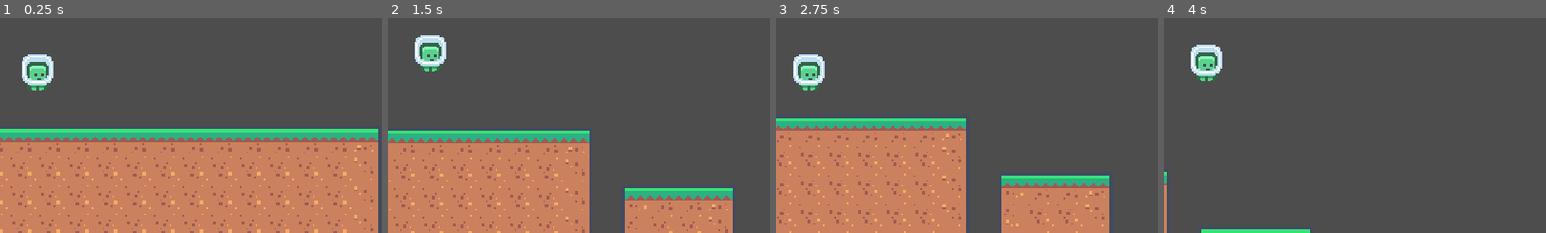
Above: before the commit, frames 1-4 (left to right).
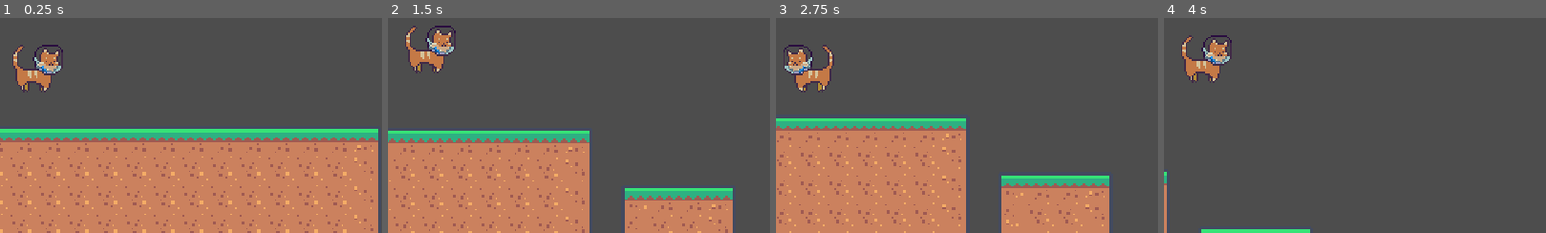
Above: after the commit, the same moments.

Repository: JadePhoen-ix/Catstronaut
Game: Godot game, scene res://scenes/main/main.tscn
Same seed, same stepped clock (60 frames per second), same inputs: the game is played once before the commit and once after it.
Inputs:
- Up to frame 1 (0.25 s): no input
- Up to frame 2 (1.5 s): hold D (move_right) from 0.53 s (still down); tap Space (jump) at 0.6, 0.77, 1.07, 1.35 s
- Up to frame 3 (2.75 s): tap Space (jump) at 1.52, 1.82, 2.1 s; release D (move_right) at 2.03 s; hold A (move_left) from 2.03 s (still down)
- Up to frame 4 (4 s): release A (move_left) at 2.78 s; hold D (move_right) from 2.78 s (still down); tap Space (jump) at 2.85, 3.02, 3.32, 3.6, 3.77 s
The pictures show only the part of the screen within x 45-95%, y 35-85%; the shares and areas given below are measured in that part.

The runs differ from the first frame. In frame 1, 2.0% of the frame differs, in the area x 3-17%, y 12-35%; in frame 2, 2.0%; in frame 3, 2.0%; in frame 4, 2.0%.

Commit message:
Player Update

Diff:
--- a/scenes/components/physics/velocity_2d/velocity_2d.gd
+++ b/scenes/components/physics/velocity_2d/velocity_2d.gd
@@ -2,24 +2,26 @@
 class_name Velocity2D
 
 
-@export_range(0.0, 500.0, 0.25) var max_speed := 20.0
-@export_range(0.0, 100.0, 0.25) var acceleration := 5.0
+@export_range(0.0, 300.0, 5.0) var max_speed := 125.0
+@export_range(10.0, 3000.0, 10.0) var acceleration := 1500.0
 
 var velocity := Vector2.ZERO
 
 
-func accelerate_in_direction(direction: Vector2) -> void:
-	var target_velocity := direction.normalized() * max_speed
-	velocity = velocity.lerp(target_velocity, 1 - exp(-acceleration * get_process_delta_time()))
+func accelerate_in_direction(move_vector: Vector2) -> void:
+	velocity.x += move_vector.x * acceleration * get_process_delta_time()
+
+	if move_vector.x == 0:
+		velocity.x = lerp(0.0, velocity.x, pow(2.0, -15.0 * get_process_delta_time()))
+
+	velocity.x = clampf(velocity.x, -max_speed, max_speed)
 
 
 func decelerate() -> void:
 	accelerate_in_direction(Vector2.ZERO)
 
 
-func move(body: CharacterBody2D, gravity := 0.0) -> void:
-	velocity.y += gravity
-
+func move(body: CharacterBody2D) -> void:
 	body.velocity = velocity
 	body.move_and_slide()
 	velocity = body.velocity
--- a/scenes/game_objects/player/player.gd
+++ b/scenes/game_objects/player/player.gd
@@ -1,42 +1,30 @@
 extends CharacterBody2D
 
 
-@export_range(0.0, 300.0, 5.0) var max_speed := 100.0
 @export_range(0.0, 1000.0, 5.0) var jump_speed := 100.0
-@export_range(10.0, 3000.0, 10.0) var horizontal_acceleration := 1500.0
 @export_range(10.0, 3000.0, 10.0) var gravity := 600.0
 
 var adjusted_gravity := gravity
 
+@onready var sprite := $Visuals/AnimatedSprite2D as AnimatedSprite2D
 @onready var velocity_2d := $Velocity2D as Velocity2D
+@onready var visuals := $Visuals as Node2D
 
 
 func _process(delta: float) -> void:
-	var move_vector := Vector2.ZERO
-	move_vector.x = Input.get_axis("move_left", "move_right")
-	move_vector.y = -1.0 if Input.is_action_just_pressed("jump") else 0.0
+	var movement_vector := Vector2.ZERO
+	movement_vector.x = Input.get_axis("move_left", "move_right")
+	movement_vector.y = -1.0 if Input.is_action_just_pressed("jump") else 0.0
 
-	velocity.x += move_vector.x * horizontal_acceleration * delta
+	velocity_2d.accelerate_in_direction(movement_vector)
 
-	if move_vector.x == 0:
-		velocity.x = lerp(0.0, velocity.x, pow(2.0, -15.0 * delta))
+	if movement_vector.y < 0.0 and is_on_floor():
+		velocity_2d.velocity.y = movement_vector.y * jump_speed
 
-	velocity.x = clampf(velocity.x, -max_speed, max_speed)
+	velocity_2d.velocity.y += gravity * delta
 
-	if move_vector.y < 0.0 and is_on_floor():
-		velocity.y = move_vector.y * jump_speed
+	velocity_2d.move(self)
 
-	velocity.y += gravity * delta
-
-	move_and_slide()
-
-
-func _unhandled_input(event: InputEvent) -> void:
-	if event.is_action_pressed("reverse_gravity"):
-		gravity *= -1
-		up_direction *= -1
-		jump_speed *= -1
-
-		($Sprite2D as Sprite2D).flip_v = !($Sprite2D as Sprite2D).flip_v
-
-		GameEvents.emit_reverse_gravity_pressed()
+	var move_sign := signf(movement_vector.x)
+	if move_sign != 0:
+		visuals.scale = Vector2(move_sign, visuals.scale.y)
--- a/scenes/game_objects/player/player.tscn
+++ b/scenes/game_objects/player/player.tscn
@@ -1,29 +1,465 @@
-[gd_scene load_steps=5 format=3 uid="uid://c4kea8118483s"]
+[gd_scene load_steps=26 format=3 uid="uid://c4kea8118483s"]
 
 [ext_resource type="PackedScene" uid="uid://cs4wbojtiw2qj" path="res://scenes/components/physics/velocity_2d/velocity_2d.tscn" id="1_01q1c"]
 [ext_resource type="Script" path="res://scenes/game_objects/player/player.gd" id="1_o0x4b"]
-[ext_resource type="Texture2D" uid="uid://dwja6muvrtgs1" path="res://scenes/game_objects/player/tile_0000.png" id="3_wyi2w"]
+[ext_resource type="Texture2D" uid="uid://cygcdnnb063c6" path="res://scenes/game_objects/player/player.png" id="3_53q1s"]
+
+[sub_resource type="Animation" id="Animation_fqd51"]
+resource_name = "walk"
+length = 0.4
+step = 0.025
+tracks/0/type = "value"
+tracks/0/imported = false
+tracks/0/enabled = true
+tracks/0/path = NodePath("Visuals/AnimatedSprite2D:frame")
+tracks/0/interp = 1
+tracks/0/loop_wrap = true
+tracks/0/keys = {
+"times": PackedFloat32Array(0, 0.1, 0.2, 0.3),
+"transitions": PackedFloat32Array(1, 1, 1, 1),
+"update": 1,
+"values": [0, 1, 2, 3]
+}
+tracks/1/type = "value"
+tracks/1/imported = false
+tracks/1/enabled = true
+tracks/1/path = NodePath("Visuals/AnimatedSprite2D:animation")
+tracks/1/interp = 1
+tracks/1/loop_wrap = true
+tracks/1/keys = {
+"times": PackedFloat32Array(0),
+"transitions": PackedFloat32Array(1),
+"update": 1,
+"values": [&"walk"]
+}
+tracks/2/type = "value"
+tracks/2/imported = false
+tracks/2/enabled = true
+tracks/2/path = NodePath("Visuals/AnimatedSprite2D:position")
+tracks/2/interp = 2
+tracks/2/loop_wrap = true
+tracks/2/keys = {
+"times": PackedFloat32Array(0, 0.1, 0.2, 0.3, 0.4),
+"transitions": PackedFloat32Array(1, 1, 1, 1, 1),
+"update": 0,
+"values": [Vector2(0, 0), Vector2(2.73188e-08, -1), Vector2(0, 0), Vector2(0, -1), Vector2(0, 0)]
+}
+tracks/3/type = "value"
+tracks/3/imported = false
+tracks/3/enabled = true
+tracks/3/path = NodePath("Visuals/AnimatedSprite2D:rotation")
+tracks/3/interp = 2
+tracks/3/loop_wrap = true
+tracks/3/keys = {
+"times": PackedFloat32Array(0, 0.1, 0.2, 0.3, 0.4),
+"transitions": PackedFloat32Array(1, 1, 1, 1, 1),
+"update": 0,
+"values": [0.0, 0.0872665, 0.0, -0.0872665, 0.0]
+}
+
+[sub_resource type="Animation" id="Animation_5bt03"]
+length = 0.001
+tracks/0/type = "value"
+tracks/0/imported = false
+tracks/0/enabled = true
+tracks/0/path = NodePath("Visuals/AnimatedSprite2D:frame")
+tracks/0/interp = 1
+tracks/0/loop_wrap = true
+tracks/0/keys = {
+"times": PackedFloat32Array(0),
+"transitions": PackedFloat32Array(1),
+"update": 1,
+"values": [0]
+}
+tracks/1/type = "value"
+tracks/1/imported = false
+tracks/1/enabled = true
+tracks/1/path = NodePath("Visuals/AnimatedSprite2D:animation")
+tracks/1/interp = 1
+tracks/1/loop_wrap = true
+tracks/1/keys = {
+"times": PackedFloat32Array(0),
+"transitions": PackedFloat32Array(1),
+"update": 1,
+"values": [&"walk"]
+}
+tracks/2/type = "value"
+tracks/2/imported = false
+tracks/2/enabled = true
+tracks/2/path = NodePath("Visuals/AnimatedSprite2D:position")
+tracks/2/interp = 1
+tracks/2/loop_wrap = true
+tracks/2/keys = {
+"times": PackedFloat32Array(0),
+"transitions": PackedFloat32Array(1),
+"update": 0,
+"values": [Vector2(0, 0)]
+}
+tracks/3/type = "value"
+tracks/3/imported = false
+tracks/3/enabled = true
+tracks/3/path = NodePath("Visuals/AnimatedSprite2D:rotation")
+tracks/3/interp = 1
+tracks/3/loop_wrap = true
+tracks/3/keys = {
+"times": PackedFloat32Array(0),
+"transitions": PackedFloat32Array(1),
+"update": 0,
+"values": [0.0]
+}
+tracks/4/type = "value"
+tracks/4/imported = false
+tracks/4/enabled = true
+tracks/4/path = NodePath("Visuals/AnimatedSprite2D:scale")
+tracks/4/interp = 1
+tracks/4/loop_wrap = true
+tracks/4/keys = {
+"times": PackedFloat32Array(0),
+"transitions": PackedFloat32Array(1),
+"update": 0,
+"values": [Vector2(1, 1)]
+}
+
+[sub_resource type="Animation" id="Animation_n744w"]
+resource_name = "jump"
+length = 0.4
+step = 0.025
+tracks/0/type = "value"
+tracks/0/imported = false
+tracks/0/enabled = true
+tracks/0/path = NodePath("Visuals/AnimatedSprite2D:animation")
+tracks/0/interp = 1
+tracks/0/loop_wrap = true
+tracks/0/keys = {
+"times": PackedFloat32Array(0, 0.1),
+"transitions": PackedFloat32Array(1, 1),
+"update": 1,
+"values": [&"default", &"jump"]
+}
+tracks/1/type = "value"
+tracks/1/imported = false
+tracks/1/enabled = true
+tracks/1/path = NodePath("Visuals/AnimatedSprite2D:frame")
+tracks/1/interp = 1
+tracks/1/loop_wrap = true
+tracks/1/keys = {
+"times": PackedFloat32Array(0, 0.1),
+"transitions": PackedFloat32Array(1, 1),
+"update": 1,
+"values": [0, 0]
+}
+tracks/2/type = "value"
+tracks/2/imported = false
+tracks/2/enabled = true
+tracks/2/path = NodePath("Visuals/AnimatedSprite2D:scale")
+tracks/2/interp = 2
+tracks/2/loop_wrap = true
+tracks/2/keys = {
+"times": PackedFloat32Array(0, 0.05, 0.1),
+"transitions": PackedFloat32Array(1, 1, 1),
+"update": 0,
+"values": [Vector2(1, 1), Vector2(1, 0.5), Vector2(1, 1)]
+}
+tracks/3/type = "value"
+tracks/3/imported = false
+tracks/3/enabled = true
+tracks/3/path = NodePath("Visuals/AnimatedSprite2D:rotation")
+tracks/3/interp = 2
+tracks/3/loop_wrap = true
+tracks/3/keys = {
+"times": PackedFloat32Array(0, 0.05, 0.1),
+"transitions": PackedFloat32Array(1, 1, 1),
+"update": 0,
+"values": [0.0, 0.174533, -0.0872665]
+}
+
+[sub_resource type="Animation" id="Animation_qr2kt"]
+resource_name = "fall"
+length = 0.4
+loop_mode = 1
+step = 0.025
+tracks/0/type = "value"
+tracks/0/imported = false
+tracks/0/enabled = true
+tracks/0/path = NodePath("Visuals/AnimatedSprite2D:animation")
+tracks/0/interp = 1
+tracks/0/loop_wrap = true
+tracks/0/keys = {
+"times": PackedFloat32Array(0),
+"transitions": PackedFloat32Array(1),
+"update": 1,
+"values": [&"fall"]
+}
+tracks/1/type = "value"
+tracks/1/imported = false
+tracks/1/enabled = true
+tracks/1/path = NodePath("Visuals/AnimatedSprite2D:frame")
+tracks/1/interp = 1
+tracks/1/loop_wrap = true
+tracks/1/keys = {
+"times": PackedFloat32Array(0),
+"transitions": PackedFloat32Array(1),
+"update": 1,
+"values": [0]
+}
+
+[sub_resource type="Animation" id="Animation_wtak5"]
+resource_name = "flip"
+length = 0.4
+step = 0.01
+tracks/0/type = "value"
+tracks/0/imported = false
+tracks/0/enabled = true
+tracks/0/path = NodePath("Visuals/AnimatedSprite2D:animation")
+tracks/0/interp = 1
+tracks/0/loop_wrap = true
+tracks/0/keys = {
+"times": PackedFloat32Array(0),
+"transitions": PackedFloat32Array(1),
+"update": 1,
+"values": [&"flip"]
+}
+tracks/1/type = "value"
+tracks/1/imported = false
+tracks/1/enabled = true
+tracks/1/path = NodePath("Visuals/AnimatedSprite2D:frame")
+tracks/1/interp = 1
+tracks/1/loop_wrap = true
+tracks/1/keys = {
+"times": PackedFloat32Array(0),
+"transitions": PackedFloat32Array(1),
+"update": 1,
+"values": [1]
+}
+
+[sub_resource type="AnimationLibrary" id="AnimationLibrary_qqmr2"]
+_data = {
+"RESET": SubResource("Animation_5bt03"),
+"fall": SubResource("Animation_qr2kt"),
+"flip": SubResource("Animation_wtak5"),
+"jump": SubResource("Animation_n744w"),
+"walk": SubResource("Animation_fqd51")
+}
+
+[sub_resource type="Animation" id="Animation_qwa2m"]
+resource_name = "land"
+length = 0.4
+step = 0.01
+tracks/0/type = "value"
+tracks/0/imported = false
+tracks/0/enabled = true
+tracks/0/path = NodePath("Visuals/AnimatedSprite2D:rotation")
+tracks/0/interp = 2
+tracks/0/loop_wrap = true
+tracks/0/keys = {
+"times": PackedFloat32Array(0, 0.4),
+"transitions": PackedFloat32Array(1, 1),
+"update": 0,
+"values": [0.0872665, 0.0]
+}
+tracks/1/type = "value"
+tracks/1/imported = false
+tracks/1/enabled = true
+tracks/1/path = NodePath("Visuals/AnimatedSprite2D:scale")
+tracks/1/interp = 2
+tracks/1/loop_wrap = true
+tracks/1/keys = {
+"times": PackedFloat32Array(0, 0.04, 0.4),
+"transitions": PackedFloat32Array(1, 1, 1),
+"update": 0,
+"values": [Vector2(1, 1), Vector2(1, 0.9), Vector2(1, 1)]
+}
+
+[sub_resource type="Animation" id="Animation_nj3bv"]
+length = 0.001
+tracks/0/type = "value"
+tracks/0/imported = false
+tracks/0/enabled = true
+tracks/0/path = NodePath("Visuals/AnimatedSprite2D:rotation")
+tracks/0/interp = 1
+tracks/0/loop_wrap = true
+tracks/0/keys = {
+"times": PackedFloat32Array(0),
+"transitions": PackedFloat32Array(1),
+"update": 0,
+"values": [0.0]
+}
+tracks/1/type = "value"
+tracks/1/imported = false
+tracks/1/enabled = true
+tracks/1/path = NodePath("Visuals/AnimatedSprite2D:scale")
+tracks/1/interp = 1
+tracks/1/loop_wrap = true
+tracks/1/keys = {
+"times": PackedFloat32Array(0),
+"transitions": PackedFloat32Array(1),
+"update": 0,
+"values": [Vector2(1, 1)]
+}
+
+[sub_resource type="Animation" id="Animation_hfdfd"]
+resource_name = "flipped_land"
+length = 0.4
+step = 0.01
+tracks/0/type = "value"
+tracks/0/imported = false
+tracks/0/enabled = true
+tracks/0/path = NodePath("Visuals/AnimatedSprite2D:rotation")
+tracks/0/interp = 2
+tracks/0/loop_wrap = true
+tracks/0/keys = {
+"times": PackedFloat32Array(0, 0.4),
+"transitions": PackedFloat32Array(1, 1),
+"update": 0,
+"values": [-0.0872665, 0.0]
+}
+tracks/1/type = "value"
+tracks/1/imported = false
+tracks/1/enabled = true
+tracks/1/path = NodePath("Visuals/AnimatedSprite2D:scale")
+tracks/1/interp = 2
+tracks/1/loop_wrap = true
+tracks/1/keys = {
+"times": PackedFloat32Array(0, 0.04, 0.4),
+"transitions": PackedFloat32Array(1, 1, 1),
+"update": 0,
+"values": [Vector2(1, 1), Vector2(1, 0.9), Vector2(1, 1)]
+}
+
+[sub_resource type="AnimationLibrary" id="AnimationLibrary_thwkp"]
+_data = {
+"RESET": SubResource("Animation_nj3bv"),
+"flipped_land": SubResource("Animation_hfdfd"),
+"land": SubResource("Animation_qwa2m")
+}
+
+[sub_resource type="AtlasTexture" id="AtlasTexture_xuftb"]
+atlas = ExtResource("3_53q1s")
+region = Rect2(0, 0, 32, 32)
+
+[sub_resource type="AtlasTexture" id="AtlasTexture_d3k10"]
+atlas = ExtResource("3_53q1s")
+region = Rect2(64, 64, 32, 32)
+
+[sub_resource type="AtlasTexture" id="AtlasTexture_l56re"]
+atlas = ExtResource("3_53q1s")
+region = Rect2(0, 32, 32, 32)
+
+[sub_resource type="AtlasTexture" id="AtlasTexture_hvkcp"]
+atlas = ExtResource("3_53q1s")
+region = Rect2(32, 32, 32, 32)
+
+[sub_resource type="AtlasTexture" id="AtlasTexture_4pofo"]
+atlas = ExtResource("3_53q1s")
+region = Rect2(64, 32, 32, 32)
+
+[sub_resource type="AtlasTexture" id="AtlasTexture_kp3pw"]
+atlas = ExtResource("3_53q1s")
+region = Rect2(32, 64, 32, 32)
+
+[sub_resource type="AtlasTexture" id="AtlasTexture_xtccc"]
+atlas = ExtResource("3_53q1s")
+region = Rect2(0, 0, 32, 32)
+
+[sub_resource type="AtlasTexture" id="AtlasTexture_vowts"]
+atlas = ExtResource("3_53q1s")
+region = Rect2(32, 0, 32, 32)
+
+[sub_resource type="AtlasTexture" id="AtlasTexture_wcyrx"]
+atlas = ExtResource("3_53q1s")
+region = Rect2(64, 0, 32, 32)
+
+[sub_resource type="AtlasTexture" id="AtlasTexture_m6b7s"]
+atlas = ExtResource("3_53q1s")
+region = Rect2(96, 0, 32, 32)
+
+[sub_resource type="SpriteFrames" id="SpriteFrames_jayfc"]
+animations = [{
+"frames": [{
+"duration": 1.0,
+"texture": SubResource("AtlasTexture_xuftb")
+}],
+"loop": true,
+"name": &"default",
+"speed": 5.0
+}, {
+"frames": [{
+"duration": 1.0,
+"texture": SubResource("AtlasTexture_d3k10")
+}],
+"loop": true,
+"name": &"fall",
+"speed": 5.0
+}, {
+"frames": [{
+"duration": 1.0,
+"texture": SubResource("AtlasTexture_l56re")
+}, {
+"duration": 1.0,
+"texture": SubResource("AtlasTexture_hvkcp")
+}, {
+"duration": 1.0,
+"texture": SubResource("AtlasTexture_4pofo")
+}],
+"loop": true,
+"name": &"flip",
+"speed": 5.0
+}, {
+"frames": [{
+"duration": 1.0,
+"texture": SubResource("AtlasTexture_kp3pw")
+}],
+"loop": true,
+"name": &"jump",
+"speed": 5.0
+}, {
+"frames": [{
+"duration": 1.0,
+"texture": SubResource("AtlasTexture_xtccc")
+}, {
+"duration": 1.0,
+"texture": SubResource("AtlasTexture_vowts")
+}, {
+"duration": 1.0,
+"texture": SubResource("AtlasTexture_wcyrx")
+}, {
+"duration": 1.0,
+"texture": SubResource("AtlasTexture_m6b7s")
+}],
+"loop": true,
+"name": &"walk",
+"speed": 5.0
+}]
 
 [sub_resource type="RectangleShape2D" id="RectangleShape2D_kawqb"]
-size = Vector2(12, 23)
+size = Vector2(18, 30)
 
 [node name="Player" type="CharacterBody2D" groups=["player"]]
 collision_layer = 0
 platform_floor_layers = 4294901761
 script = ExtResource("1_o0x4b")
-max_speed = 125.0
 jump_speed = 335.0
 gravity = 960.0
 
 [node name="Velocity2D" parent="." instance=ExtResource("1_01q1c")]
-max_speed = 205.0
-acceleration = 100.0
-
-[node name="Sprite2D" type="Sprite2D" parent="."]
-texture = ExtResource("3_wyi2w")
-offset = Vector2(0, -12)
-flip_h = true
+
+[node name="AnimationPlayer" type="AnimationPlayer" parent="."]
+libraries = {
+"": SubResource("AnimationLibrary_qqmr2")
+}
+
+[node name="LandAnimationPlayer" type="AnimationPlayer" parent="."]
+libraries = {
+"": SubResource("AnimationLibrary_thwkp")
+}
+
+[node name="Visuals" type="Node2D" parent="."]
+position = Vector2(0, -15)
+
+[node name="AnimatedSprite2D" type="AnimatedSprite2D" parent="Visuals"]
+sprite_frames = SubResource("SpriteFrames_jayfc")
+animation = &"walk"
 
 [node name="CollisionShape2D" type="CollisionShape2D" parent="."]
-position = Vector2(0, -11.5)
+position = Vector2(-2, -15)
 shape = SubResource("RectangleShape2D_kawqb")
Binary file added: scenes/game_objects/player/player.png
Not shown, added: scenes/game_objects/player/player.png.import
